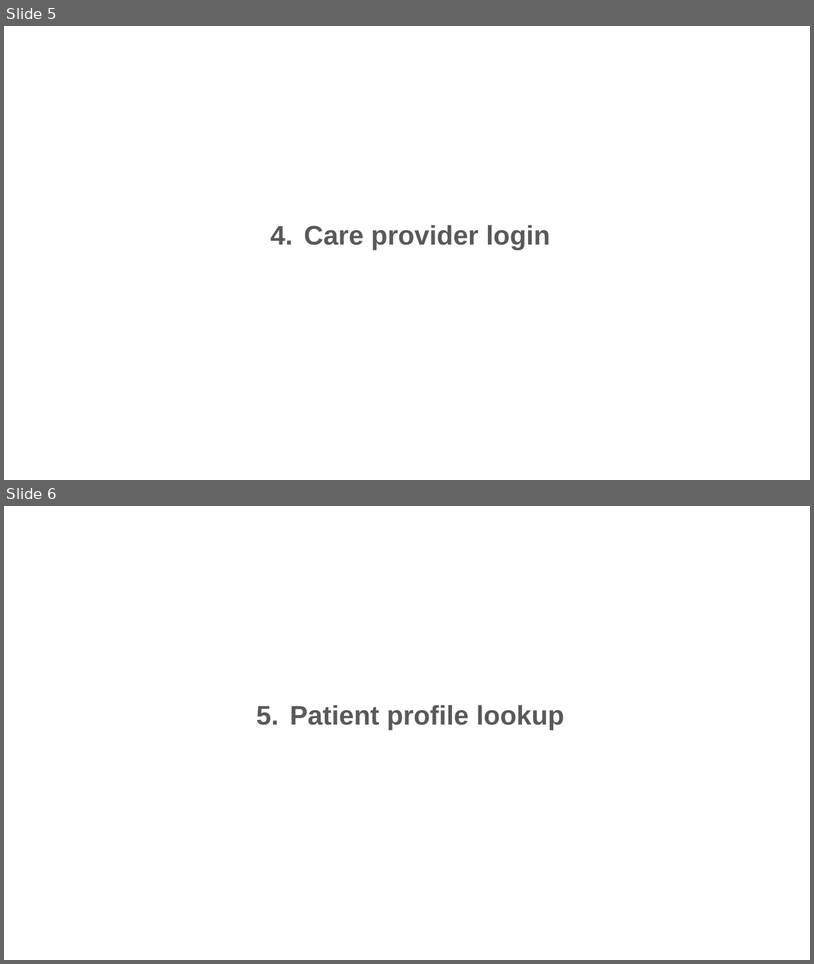
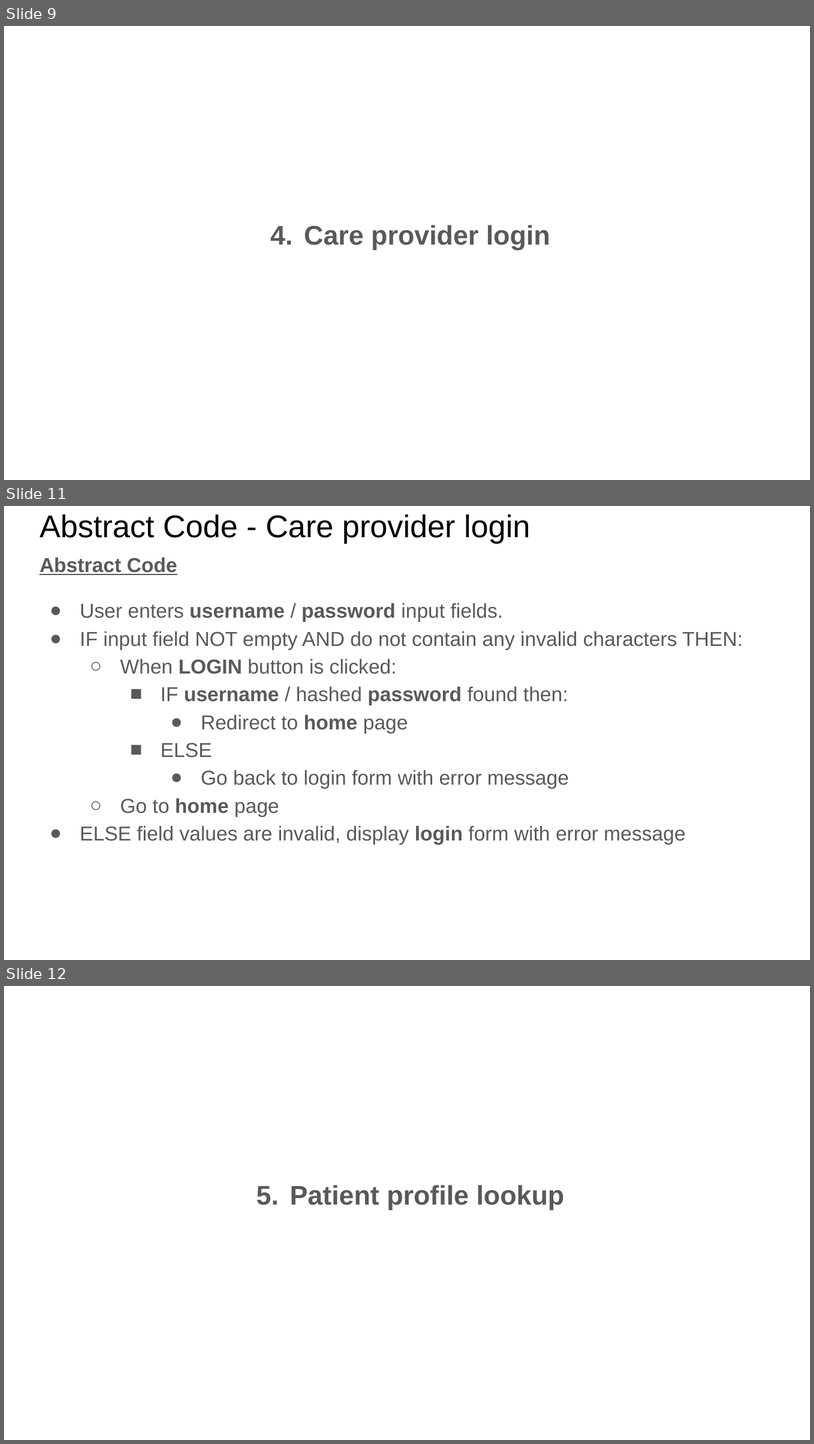
Before and after one commit to siuwafong/FS1030_group_assignment, a slide deck: diagrams/phase2/FS1030 - Phase 2 - Abstract SQL.pptx. Shown one above the other, each under a label of ours: slides 5 and 6 before the commit, slides 9, 11 and 12 after it; the slides between them are not shown. The pictures are 814x964 and 814x1444 pixels, drawn with LibreOffice and Linux fonts; fonts in the diff are those of the drawing. Boxes give left, top, right and bottom in pixels: in the first picture for what was removed or moved away, otherwise in the second. Text is boxed around its words. In the diff, an @@ line names an element or a change of style, - is before the commit and + after.

```diff
--- a/diagrams/phase2/FS1030 - Phase 2 - Abstract SQL.pptx
+++ b/diagrams/phase2/FS1030 - Phase 2 - Abstract SQL.pptx
@@ slide 11 added at <box>4,506,810,960</box>, background #FFFFFF @@
@@ title added at <box>39,514,530,543</box>, 28 pt, text #000000 @@
+Abstract Code - Care provider login
@@ text added at <box>39,557,743,844</box>, 18 pt, text #595959 @@
+Abstract Code
+● User enters username / password input fields.
+● IF input field NOT empty AND do not contain any invalid characters THEN:
+  ○ When LOGIN button is clicked:
+    ■ IF username / hashed password found then:
+      ● Redirect to home page
+    ■ ELSE
+      ● Go back to login form with error message
+  ○ Go to home page
+● ELSE field values are invalid, display login form with error message
@@ what was slide 5 is now slide 9 @@
@@ what was slide 6 is now slide 12 @@
```
Also in this commit, not shown: 1 slide changed, 5 other slides added.
